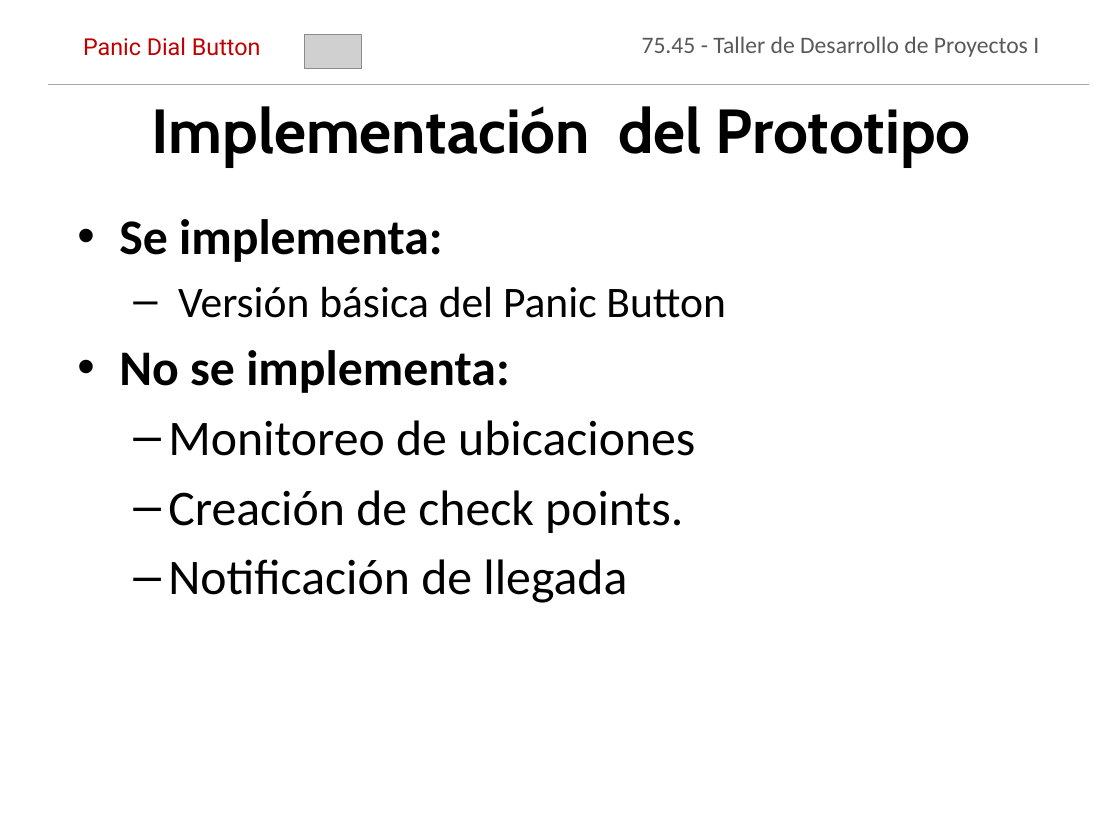
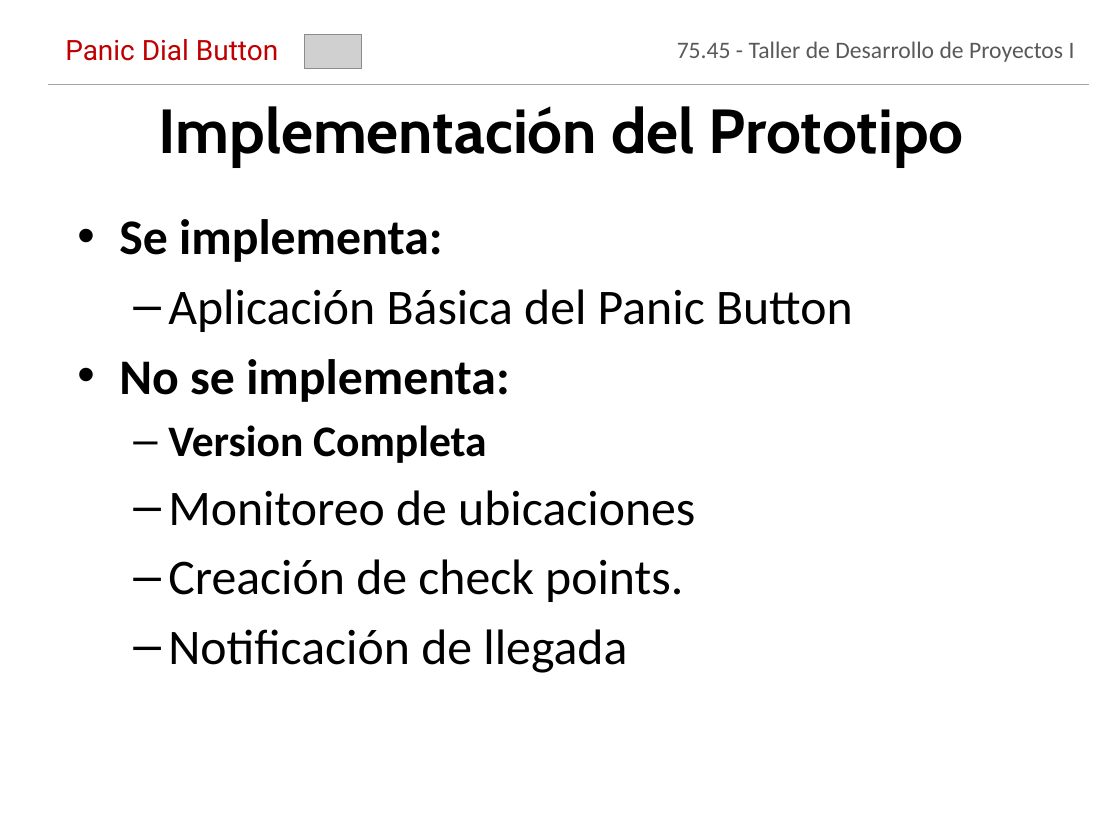
Before and after one commit to jmonetti/2012-1er-taller-de-desarrollo-de-proyectos-i, a slide deck: slide 34 of docs/Presentacion final/PresentacionFinal_V9.pptx. Drawn at 1120x840 pixels with LibreOffice and Linux fonts; fonts in the diff are those of the drawing; grey boxes stand for pictures; background and template pictures are left out. Boxes give left, top, right and bottom in pixels: in the first picture for what was removed or moved away, otherwise in the second. Text is boxed around its words. In the diff, an @@ line names an element or a change of style, - is before the commit and + after.

```diff
--- a/docs/Presentacion final/PresentacionFinal_V9.pptx
+++ b/docs/Presentacion final/PresentacionFinal_V9.pptx
@@ text "75.45 - Taller de Desarrollo ..." moved from (x1=642, y1=36, x2=1039, y2=57) to (x1=677, y1=41, x2=1075, y2=62) @@
@@ text "75.45 - Taller de Desarrollo ..." at (x1=677, y1=41, x2=1075, y2=62): line spacing 0.8 to 1 @@
@@ text "Panic Dial Button" at (x1=65, y1=39, x2=278, y2=61): size 15 to 18 pt; line spacing 0.8 to 1; vertical alignment top to middle @@
@@ title "Implementación del Prototipo" rewrapped from (x1=152, y1=106, x2=971, y2=167) to (x1=159, y1=106, x2=964, y2=167) @@
@@ text at (x1=168, y1=289, x2=853, y2=332): text changed; size 28 to 32 pt @@
-  – Versión básica del Panic Button
+  – Aplicación Básica del Panic Button
@@ text at (x1=168, y1=425, x2=487, y2=463): paragraph added @@
+  – Version Completa
```
Also in this commit, not shown: 17 other slides changed, 2 slides removed, 1 other file.
